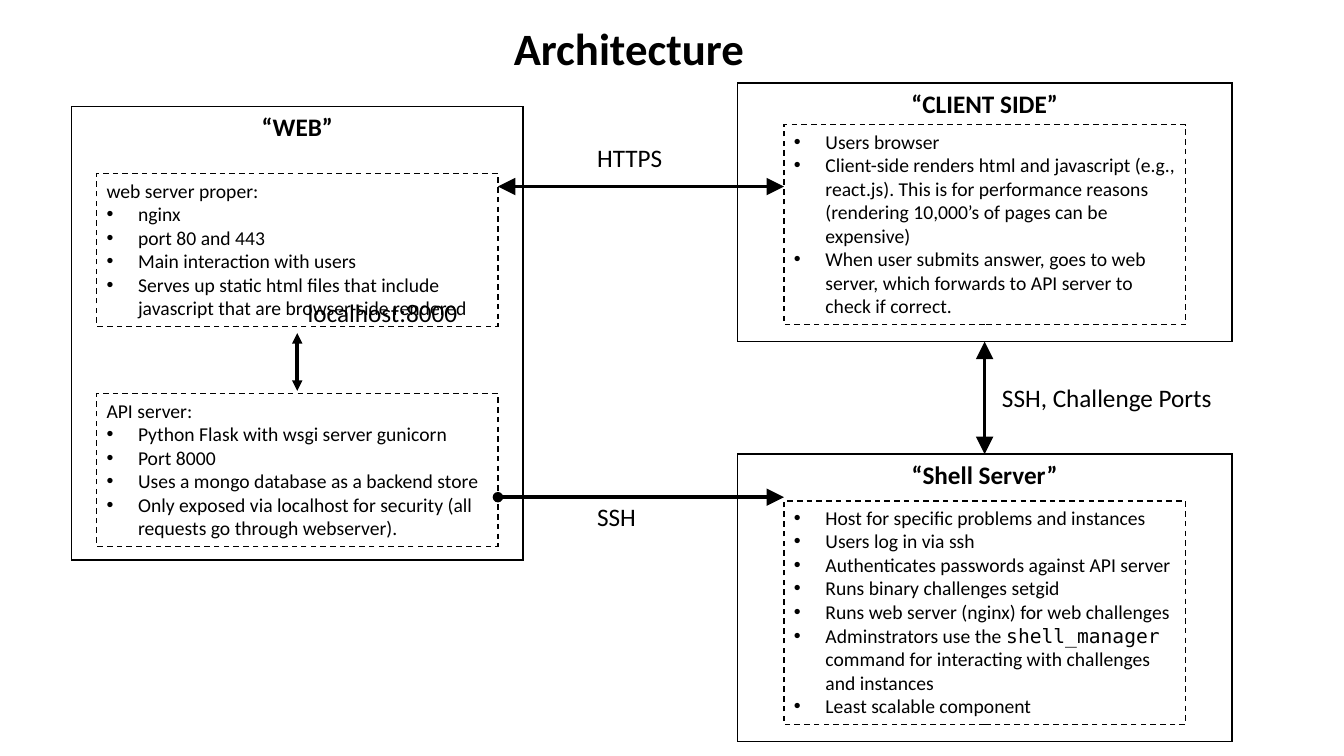
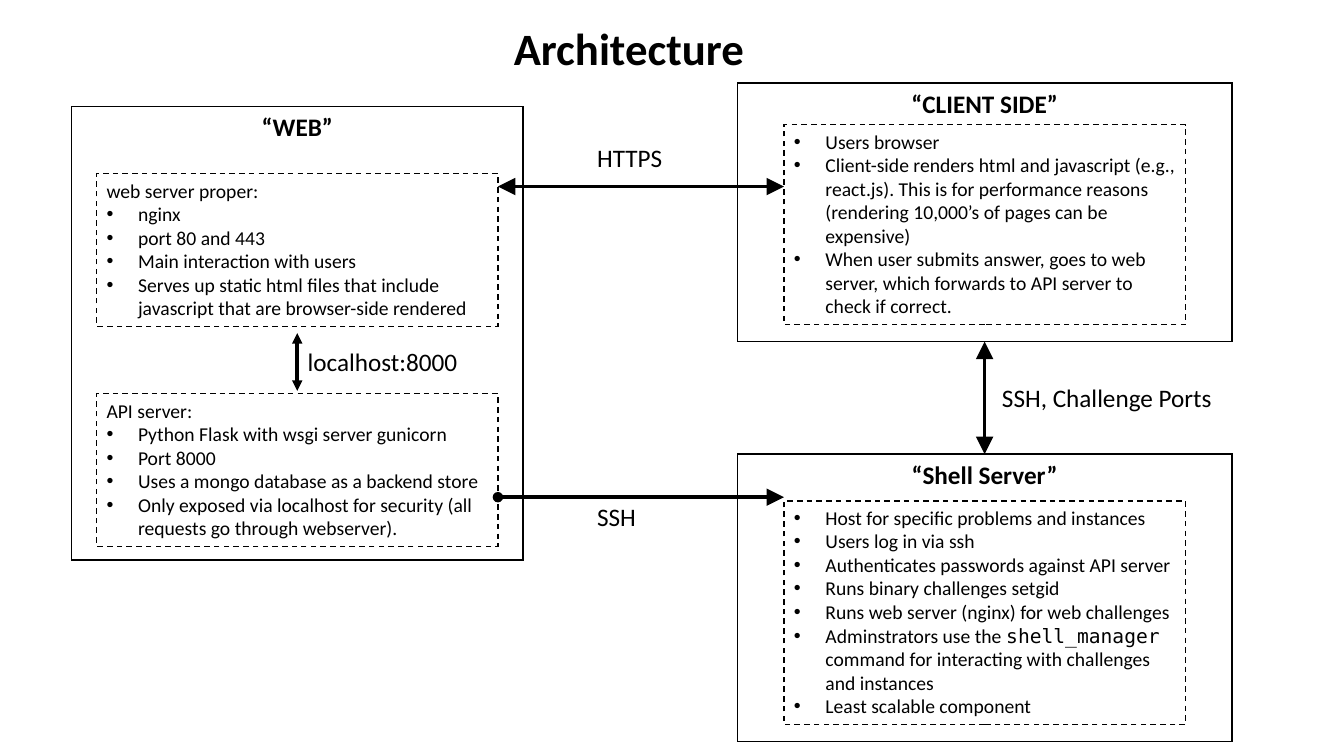
Before and after one commit to xansec/picoCTF, a slide deck: slide 1 of docs/architecture.pptx. Drawn at 1344x756 pixels with LibreOffice and Linux fonts; fonts in the diff are those of the drawing. Boxes give left, top, right and bottom in pixels: in the first picture for what was removed or moved away, otherwise in the second. Text is boxed around its words. In the diff, an @@ line names an element or a change of style, - is before the commit and + after.

```diff
--- a/docs/architecture.pptx
+++ b/docs/architecture.pptx
@@ text "localhost:8000" rewrapped from <box>308,302,458,327</box> to <box>308,353,458,372</box> @@
```
Also in this commit, not shown: 4 other files.
